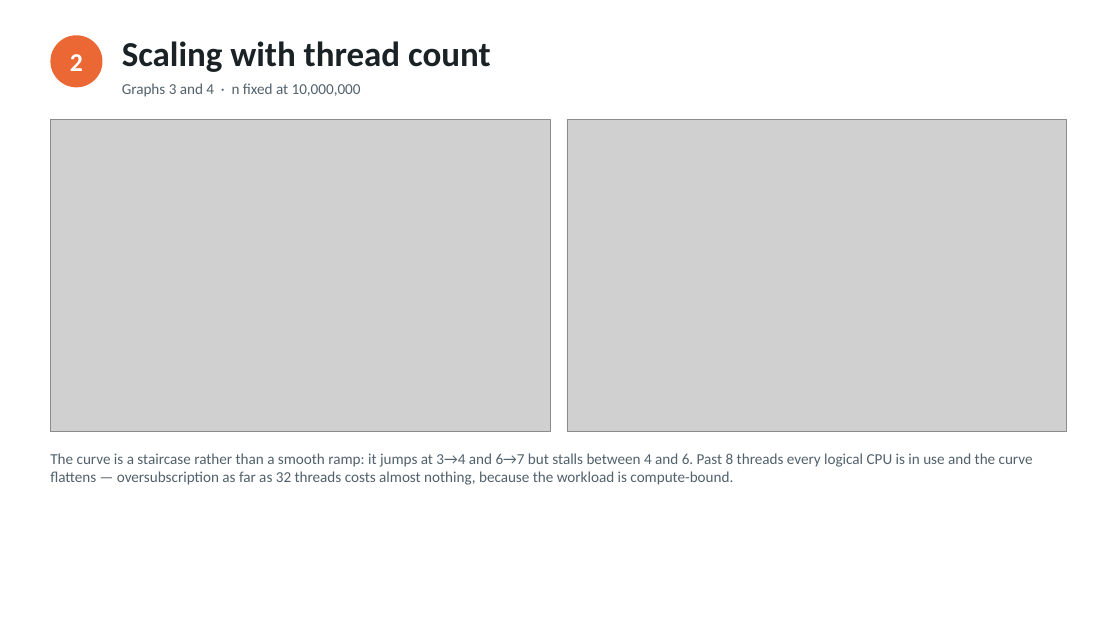
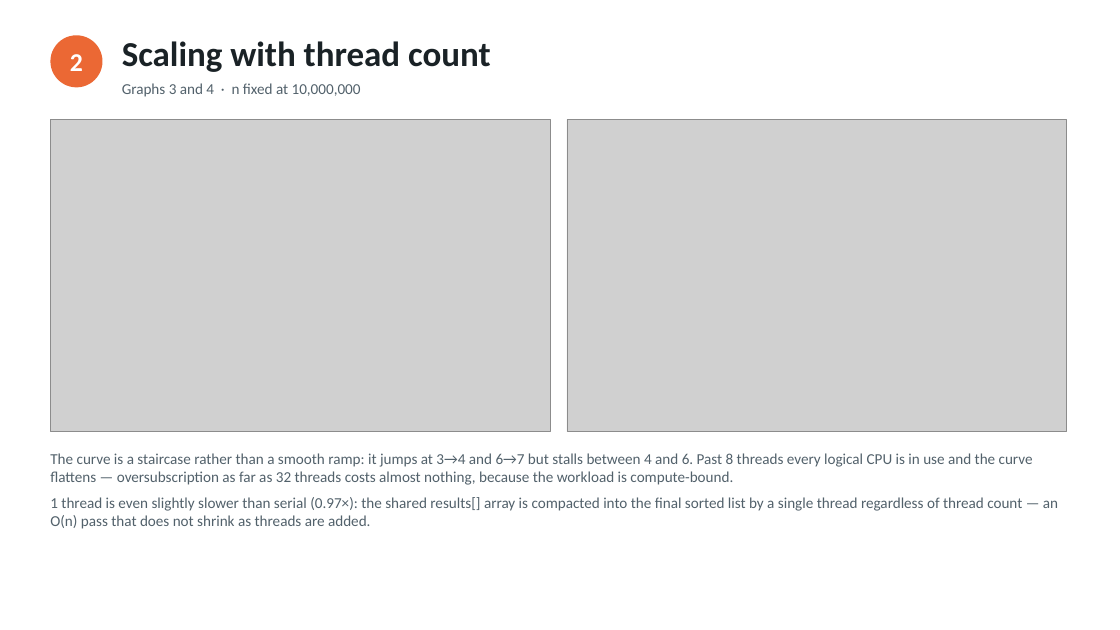
Before and after one commit to Haruto03/fit3143-lab1, a slide deck: slide 6 of FIT3143_Lab1_Presentation.pptx. Drawn at 1120x630 pixels with LibreOffice and Linux fonts; fonts in the diff are those of the drawing; grey boxes stand for pictures. Boxes give left, top, right and bottom in pixels: in the first picture for what was removed or moved away, otherwise in the second. Text is boxed around its words. In the diff, an @@ line names an element or a change of style, - is before the commit and + after.

```diff
--- a/FIT3143_Lab1_Presentation.pptx
+++ b/FIT3143_Lab1_Presentation.pptx
@@ text at (50, 497, 1058, 529): paragraph added @@
+1 thread is even slightly slower than serial (0.97×): the shared results[] array is compacted into the final sorted list by a single thread regardless of thread count — an O(n) pass that does not shrink as threads are added.
```
Also in this commit, not shown: 1 slide removed.
